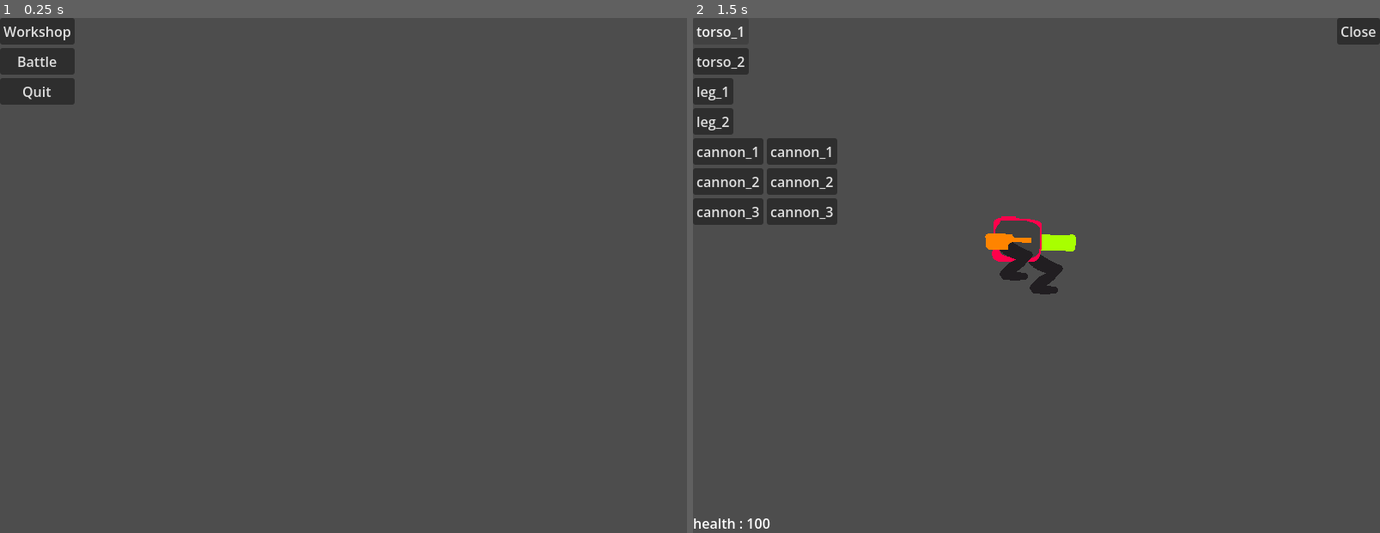
Above: before the commit, frames 1-2 (left to right).
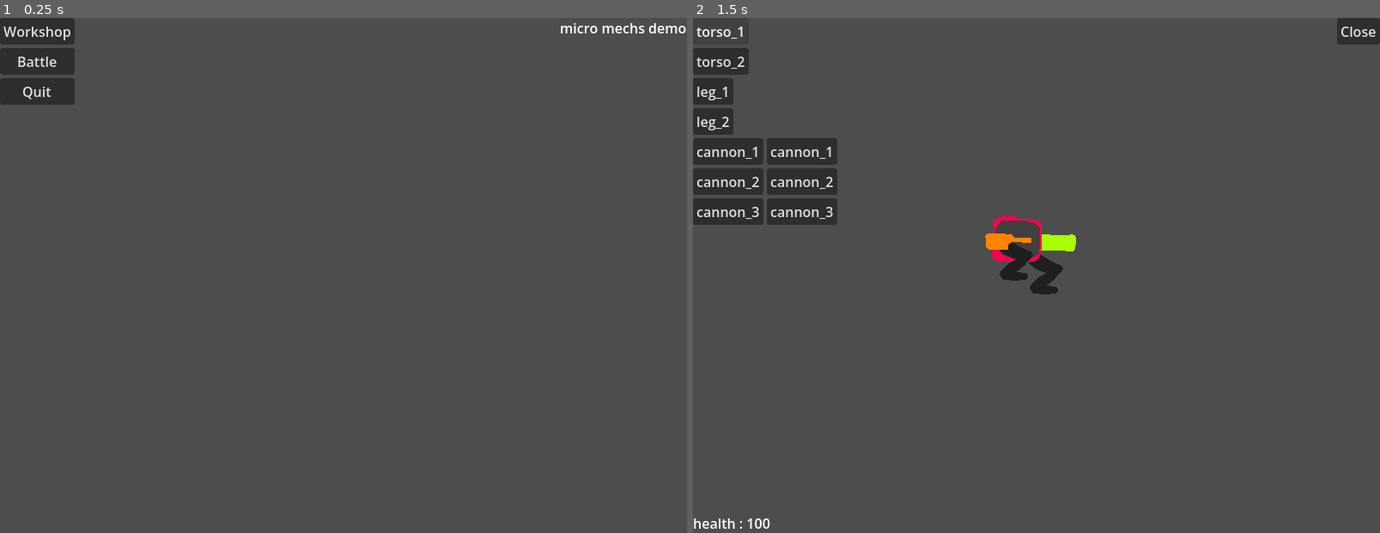
Above: after the commit, the same moments.

Repository: SnekOfSpice/micro-mechs
Game: Godot game, scene res://game/main_menu/main_menu.tscn
The game is run twice, just before and just after one commit, with the same random seed, the same clock (stepped at 60 frames per second) and the same inputs.
Inputs:
- Up to frame 1 (0.25 s): no input
- Up to frame 2 (1.5 s): click "Workshop" at 0.5 s; click "torso_1" at 1.25 s

The runs differ from the first frame. In frame 1, 0.2% of the frame differs, in the area x 81-100%, y 1-3%; in frame 2, nothing differs.

Commit message:
add commands

Diff:
--- /dev/null
+++ b/command.gd
@@ -0,0 +1,21 @@
+@abstract class_name Command extends Resource
+
+signal command_completed()
+
+
+enum TargetMode{
+	Players
+}
+
+
+@export_placeholder("res://...") var command_name : String
+var target_mode := TargetMode.Players
+var targets := []
+
+
+# return boolean to make async calls easier. if you have
+# an await in the execute or undo, makes it so other scripts can await the execute call
+# use return false for instant execution
+
+@abstract func execute() -> bool
+@abstract func undo() -> bool
--- /dev/null
+++ b/command_handler.gd
@@ -0,0 +1,49 @@
+extends Node
+
+signal commands_changed()
+
+var command_queue : Array[Command] = []
+var undo_queue : Array[Command] = []
+var awaiting_execution : bool = false
+
+
+
+var world : World
+
+
+# this local handling is fine for a demo but should be put into global scope for larger projects
+
+func add_command(command : Command) -> void:
+	command_queue.append(command)
+
+	execute_next_command()
+
+
+
+func execute_next_command() -> void:
+	commands_changed.emit()
+
+	if awaiting_execution or command_queue.is_empty():
+		return
+
+	awaiting_execution = true
+
+	var command : Command = command_queue.front()
+
+	await command.execute()
+	undo_queue.push_front(command_queue.pop_front())
+	awaiting_execution = false
+	execute_next_command()
+
+func undo_last_command() -> void:
+	if awaiting_execution or undo_queue.is_empty():
+		return
+
+	awaiting_execution = true
+	var command : Command = undo_queue.pop_front()
+
+	commands_changed.emit()
+
+	await command.undo()
+	awaiting_execution = false
+	execute_next_command()
--- /dev/null
+++ b/command_handler.tscn
@@ -0,0 +1,6 @@
+[gd_scene format=3 uid="uid://dk7wp07pmrbje"]
+
+[ext_resource type="Script" uid="uid://csquytu63mdq1" path="res://command_handler.gd" id="1_y2srn"]
+
+[node name="CommandHandler" type="Node" unique_id=442815673]
+script = ExtResource("1_y2srn")
--- /dev/null
+++ b/command_ui.gd
@@ -0,0 +1,58 @@
+class_name CommandUI extends CanvasLayer
+
+var player : Player
+@onready var command_list: VBoxContainer = %CommandList
+@onready var undo_list: VBoxContainer = %UndoList
+@onready var undo_button: Button = %UndoButton
+
+
+signal spin()
+signal spin_all()
+signal move()
+
+func _ready() -> void:
+	player = get_parent()
+	spin.connect(player.command_spin)
+	spin_all.connect(player.command_spin_all)
+	move.connect(player.command_move)
+	%SpinButton.text = "spin %s" % player.name
+
+
+
+func on_command_added() -> void:
+	for c in command_list.get_children():
+		c.free()
+	for c in undo_list.get_children():
+		c.free()
+
+	for c in CommandHandler.command_queue:
+		command_list.add_child(create_label(c))
+	for c in CommandHandler.undo_queue:
+		undo_list.add_child(create_label(c))
+
+
+
+
+func create_label ( command : Command) -> Label:
+	var new_label := Label.new()
+	new_label.text = command.command_name
+	return new_label
+
+
+func _on_spin_button_pressed() -> void:
+	spin.emit()
+
+
+func _on_spin_both_button_pressed() -> void:
+	spin_all.emit()
+
+
+func _on_control_gui_input(event: InputEvent) -> void:
+	if event is InputEventMouseButton:
+		if event.button_index == MOUSE_BUTTON_LEFT and event.pressed:
+			move.emit()
+
+
+
+func _on_undo_button_pressed() -> void:
+	CommandHandler.undo_last_command()
--- /dev/null
+++ b/commands/move.gd
@@ -0,0 +1,26 @@
+extends Command
+class_name CommandMove
+
+
+var initial_position := Vector2.ZERO
+var target_position := Vector2.ZERO
+var speed := 800.0
+
+func _init() -> void:
+	command_name = "move"
+
+
+func execute() -> bool:
+	for target in targets:
+		initial_position = target.position
+		await target.move_animation(target_position, get_duration()).finished
+	return true
+
+func undo() -> bool:
+	for target in targets:
+		await target.move_animation(initial_position, get_duration()).finished
+	return true
+
+
+func get_duration() -> float:
+	return target_position.distance_to(initial_position) / speed
--- /dev/null
+++ b/commands/spin.gd
@@ -0,0 +1,21 @@
+extends Command
+class_name CommandSpin
+
+
+# Called when the node enters the scene tree for the first time.
+func _init() -> void:#() -> void:
+	command_name = "spin"
+
+
+
+func execute() -> bool:
+	for target in targets:
+		await target.rotate_animation(360).finished
+		target.rotation_degrees = 0
+	return true
+
+func undo() -> bool:
+	for target in targets:
+		target.rotation_degrees = 360
+		await target.rotate_animation(0).finished
+	return true
--- /dev/null
+++ b/example_scene.gd
@@ -0,0 +1,9 @@
+extends Node2D
+class_name World
+
+const PLAYER = preload("res://player.tscn")
+
+
+# Called when the node enters the scene tree for the first time.
+func _ready() -> void:
+	CommandHandler.world = self
--- /dev/null
+++ b/example_scene.tscn
@@ -0,0 +1,13 @@
+[gd_scene format=3 uid="uid://fuhyfrpgypj1"]
+
+[ext_resource type="Script" uid="uid://fmm8o2k31kww" path="res://example_scene.gd" id="1_uabj3"]
+[ext_resource type="PackedScene" uid="uid://bts0qughcfqrp" path="res://player.tscn" id="2_5xswu"]
+[ext_resource type="PackedScene" uid="uid://daeydvqfkfbt2" path="res://player_ui.tscn" id="3_vqley"]
+
+[node name="ExampleScene" type="Node2D" unique_id=1548364320]
+script = ExtResource("1_uabj3")
+
+[node name="Player" parent="." unique_id=1576561838 instance=ExtResource("2_5xswu")]
+position = Vector2(229, 176)
+
+[node name="CanvasLayer" parent="Player" unique_id=2135450040 instance=ExtResource("3_vqley")]
--- a/game/main_menu/main_menu.tscn
+++ b/game/main_menu/main_menu.tscn
@@ -1,6 +1,7 @@
 [gd_scene format=3 uid="uid://ciqf4dk804200"]
 
 [ext_resource type="Script" uid="uid://bu8mfakjtmv43" path="res://game/main_menu/main_menu.gd" id="1_f1bok"]
+[ext_resource type="AudioStream" uid="uid://cxvojlifecfqj" path="res://demo title.ogg" id="2_rlutr"]
 
 [node name="MainMenu" type="Control" unique_id=1815764843]
 layout_mode = 3
@@ -28,6 +29,21 @@
 layout_mode = 2
 text = "Quit"
 
+[node name="AudioStreamPlayer" type="AudioStreamPlayer" parent="." unique_id=1699037765]
+stream = ExtResource("2_rlutr")
+volume_db = -24.225
+autoplay = true
+
+[node name="Label" type="Label" parent="." unique_id=2043242517]
+layout_mode = 1
+anchors_preset = 1
+anchor_left = 1.0
+anchor_right = 1.0
+offset_left = -40.0
+offset_bottom = 23.0
+grow_horizontal = 0
+text = "micro mechs demo"
+
 [connection signal="pressed" from="VBoxContainer/WorkshopButton" to="." method="_on_workshop_button_pressed"]
 [connection signal="pressed" from="VBoxContainer/BattleButton" to="." method="_on_battle_button_pressed"]
 [connection signal="pressed" from="VBoxContainer/QuitButton" to="." method="_on_quit_button_pressed"]
--- /dev/null
+++ b/player.gd
@@ -0,0 +1,28 @@
+class_name Player extends Node2D
+
+
+
+func command_spin():
+	var c = CommandSpin.new()
+	c.targets = [self]
+	CommandHandler.add_command(c)
+func command_spin_all():
+	print("CUT")
+	#var c = CommandSpin.new()
+	#c.targets = CommandHandler.world.get_players()
+	#CommandHandler.add_command(c)
+func command_move():
+	var c = CommandMove.new()
+	c.targets = [self]
+	c.target_position = get_global_mouse_position()
+	CommandHandler.add_command(c)
+
+func rotate_animation(to:int) -> Tween:
+	var tween := create_tween()
+	tween.tween_property(self, "rotation_degrees", to, 0.5)
+	return tween
+
+func move_animation(target_position : Vector2, duration : float) -> Tween:
+	var tween := create_tween()
+	tween.tween_property(self, "position", target_position, duration)
+	return tween
--- /dev/null
+++ b/player.tscn
@@ -0,0 +1,10 @@
+[gd_scene format=3 uid="uid://bts0qughcfqrp"]
+
+[ext_resource type="Script" uid="uid://cv17axyyojchw" path="res://player.gd" id="1_4flbx"]
+[ext_resource type="Texture2D" uid="uid://cqn82026xhysm" path="res://icon.svg" id="3_i3pqv"]
+
+[node name="Player" type="Node2D" unique_id=1576561838]
+script = ExtResource("1_4flbx")
+
+[node name="Sprite2D" type="Sprite2D" parent="." unique_id=1918523418]
+texture = ExtResource("3_i3pqv")
--- /dev/null
+++ b/player_ui.tscn
@@ -0,0 +1,70 @@
+[gd_scene format=3 uid="uid://daeydvqfkfbt2"]
+
+[ext_resource type="Script" uid="uid://c66v1kayibu0j" path="res://command_ui.gd" id="1_lwipk"]
+
+[node name="CanvasLayer" type="CanvasLayer" unique_id=2135450040]
+script = ExtResource("1_lwipk")
+
+[node name="Control" type="Control" parent="." unique_id=1794669328]
+layout_mode = 3
+anchors_preset = 15
+anchor_right = 1.0
+anchor_bottom = 1.0
+grow_horizontal = 2
+grow_vertical = 2
+
+[node name="VBoxContainer" type="VBoxContainer" parent="Control" unique_id=1407889636]
+layout_mode = 0
+offset_right = 40.0
+offset_bottom = 40.0
+
+[node name="RichTextLabel" type="RichTextLabel" parent="Control/VBoxContainer" unique_id=1957967850]
+layout_mode = 2
+text = "LClick : Move
+S : Spin"
+fit_content = true
+
+[node name="Label" type="Label" parent="Control/VBoxContainer" unique_id=2098873853]
+layout_mode = 2
+text = "Command Queue"
+
+[node name="CommandList" type="VBoxContainer" parent="Control/VBoxContainer" unique_id=1376857726]
+unique_name_in_owner = true
+custom_minimum_size = Vector2(0, 300)
+layout_mode = 2
+
+[node name="Label2" type="Label" parent="Control/VBoxContainer" unique_id=1542353231]
+layout_mode = 2
+text = "Undo Queue"
+
+[node name="UndoButton" type="Button" parent="Control/VBoxContainer" unique_id=2087053682]
+unique_name_in_owner = true
+layout_mode = 2
+text = "Undo"
+
+[node name="UndoList" type="VBoxContainer" parent="Control/VBoxContainer" unique_id=44794796]
+unique_name_in_owner = true
+layout_mode = 2
+
+[node name="HBoxContainer" type="HBoxContainer" parent="." unique_id=1653262797]
+anchors_preset = 2
+anchor_top = 1.0
+anchor_bottom = 1.0
+offset_top = -40.0
+offset_right = 40.0
+grow_vertical = 0
+
+[node name="SpinButton" type="Button" parent="HBoxContainer" unique_id=9155360]
+unique_name_in_owner = true
+layout_mode = 2
+text = "spin"
+
+[node name="SpinBothButton" type="Button" parent="HBoxContainer" unique_id=601002659]
+unique_name_in_owner = true
+layout_mode = 2
+text = "spin all"
+
+[connection signal="gui_input" from="Control" to="." method="_on_control_gui_input"]
+[connection signal="pressed" from="Control/VBoxContainer/UndoButton" to="." method="_on_undo_button_pressed"]
+[connection signal="pressed" from="HBoxContainer/SpinButton" to="." method="_on_spin_button_pressed"]
+[connection signal="pressed" from="HBoxContainer/SpinBothButton" to="." method="_on_spin_both_button_pressed"]
--- a/project.godot
+++ b/project.godot
@@ -20,6 +20,7 @@
 Global="*uid://npmcbeberrw5"
 PhaseManager="*uid://ddwj8mj0xrxeu"
 EventBus="*uid://c3svy8rvi4pmo"
+CommandHandler="*uid://dk7wp07pmrbje"
 
 [display]
 
Not shown, added: command.gd.uid
Not shown, added: command_handler.gd.uid
Not shown, added: command_ui.gd.uid
Not shown, added: commands/move.gd.uid
Not shown, added: commands/spin.gd.uid
Not shown, added: demo title.ogg.import
Not shown, added: example_scene.gd.uid
Not shown, added: player.gd.uid
Not shown, added: untitled.ogg.import
Not shown, added: demo title.ogg
Not shown, added: untitled.ogg
